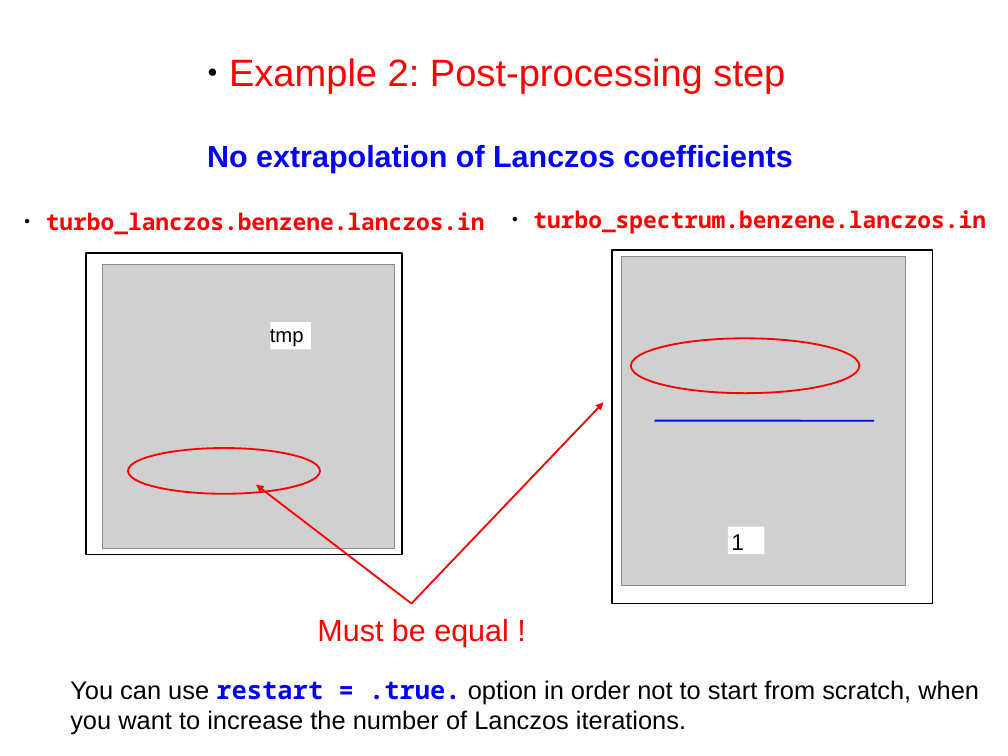
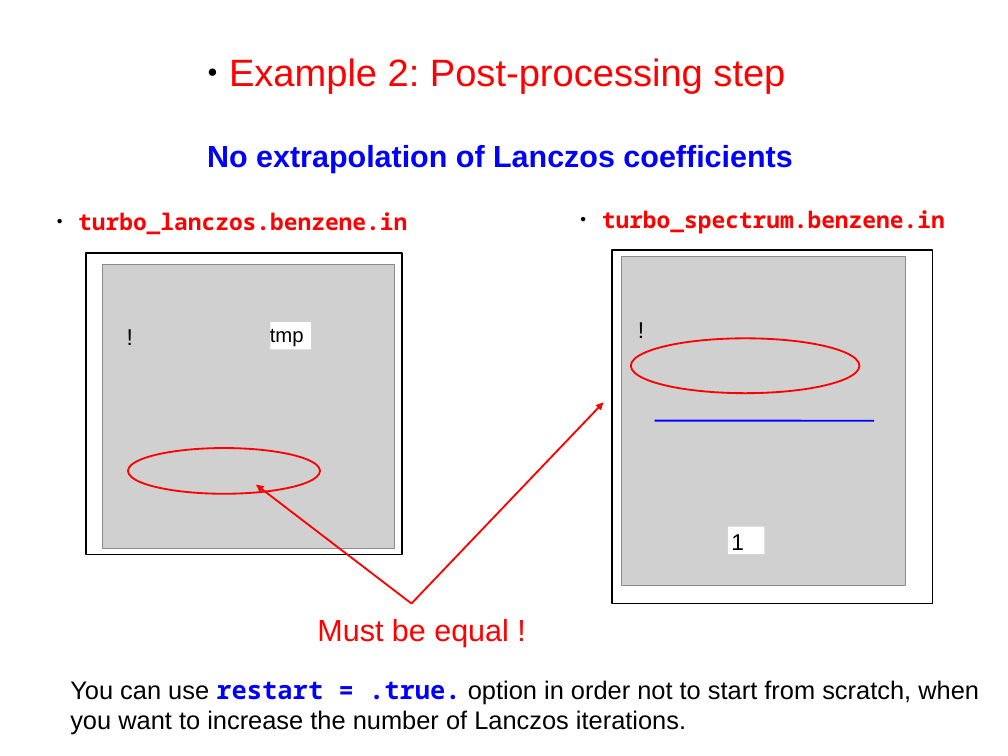
Before and after one commit to thepranab/materials-for-max-qe2021-online-school, a slide deck: slide 18 of slides.sources/handson-day6.odp. Drawn at 1008x756 pixels with LibreOffice and Linux fonts; fonts in the diff are those of the drawing; grey boxes stand for pictures. Boxes give left, top, right and bottom in pixels: in the first picture for what was removed or moved away, otherwise in the second. Text is boxed around its words. In the diff, an @@ line names an element or a change of style, - is before the commit and + after.

```diff
--- a/slides.sources/handson-day6.odp
+++ b/slides.sources/handson-day6.odp
@@ text at (78, 212, 407, 235): text changed @@
-● turbo_lanczos.benzene.lanczos.in
+● turbo_lanczos.benzene.in
@@ text at (602, 210, 945, 234): text changed @@
-● turbo_spectrum.benzene.lanczos.in
+● turbo_spectrum.benzene.in
@@ text added at (118, 318, 143, 353), 18 pt, text #000000 @@
+!
@@ text added at (629, 311, 654, 346), 18 pt, text #000000 @@
+!
```
Also in this commit, not shown: 13 other slides changed, 1 slide added, 23 other files.
